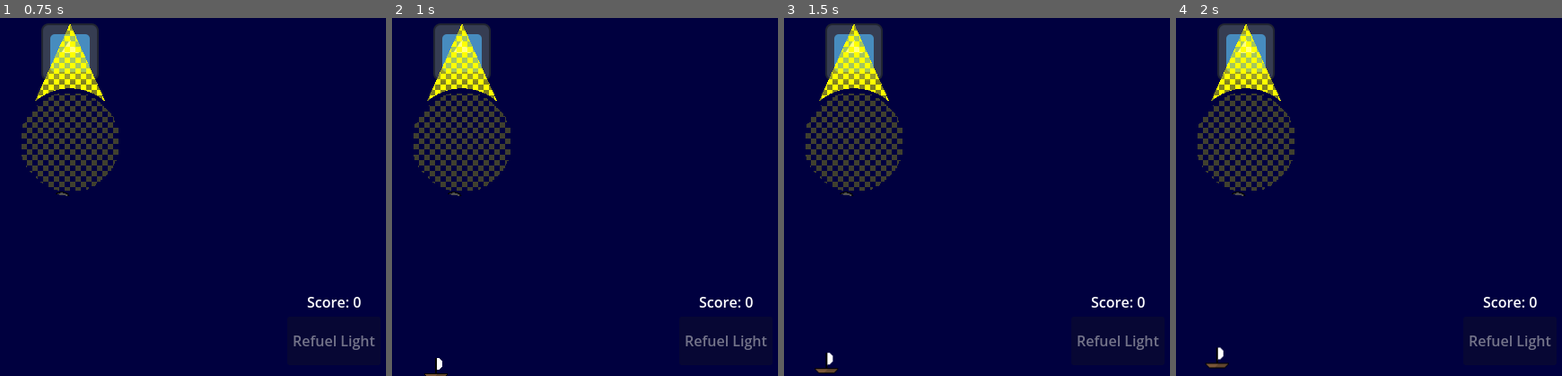
Above: before the commit, frames 1-4 (left to right).
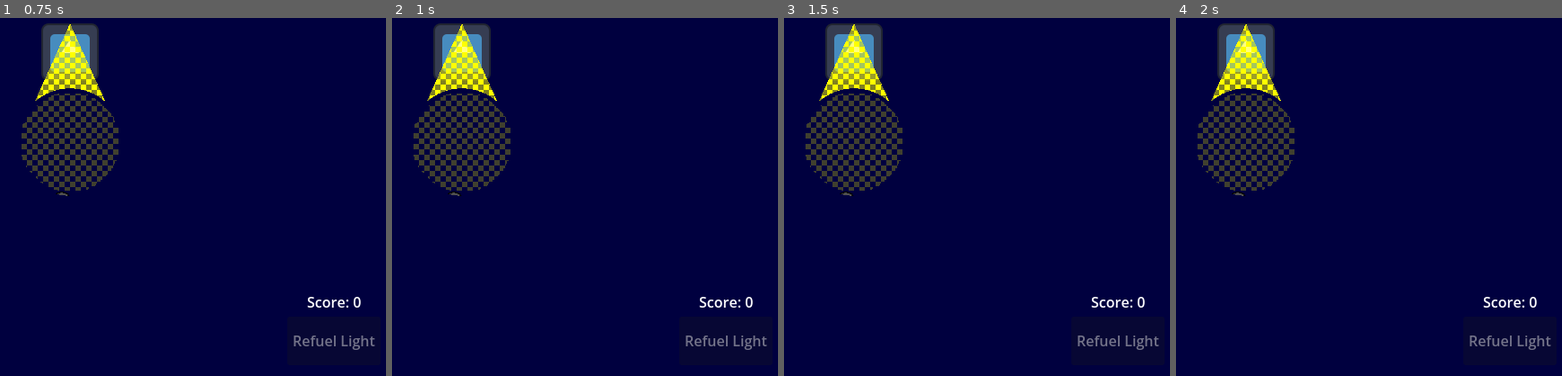
Above: after the commit, the same moments.

Repository: hammy275/lighthouse-operator
Game: Godot game, scene res://Scenes/game.tscn
Two runs of this game, one before a commit and one after it. Both use one fixed random seed, a clock stepped at 60 frames per second and the inputs below. The engine's default icon, where the game draws it, is replaced by a stand-in: a white triangle on a blue panel in a dark square.
Inputs:
- Up to frame 1 (0.75 s): click "Refuel Light" at 0.5 s
- Up to frame 2 (1 s): no input
- Up to frame 3 (1.5 s): hold Right (move_right) from 1.28 s (still down)
- Up to frame 4 (2 s): keep holding Right (move_right)

Frame 1 is identical in both runs. In frame 2, 0.1% of the frame differs, in the area x 8-15%, y 94-100%; in frame 3, 0.1%; in frame 4, 0.2%, in the area x 7-14%, y 91-98%.

Commit message:
Set First Ship Time Back to 30 secs'

Diff:
--- a/Scripts/game.gd
+++ b/Scripts/game.gd
@@ -39,7 +39,7 @@
 func reset_ship_spawn_timer() -> void:
 	if not self.did_first_ship_spawn:
 		# Give the player 30 seconds to get their bearings and find obstacles.
-		$ShipSpawnTimer.start(1.0)
+		$ShipSpawnTimer.start(30.0)
 		self.did_first_ship_spawn = true
 	else:
 		var random = randf() * 2.0 - 1.0
